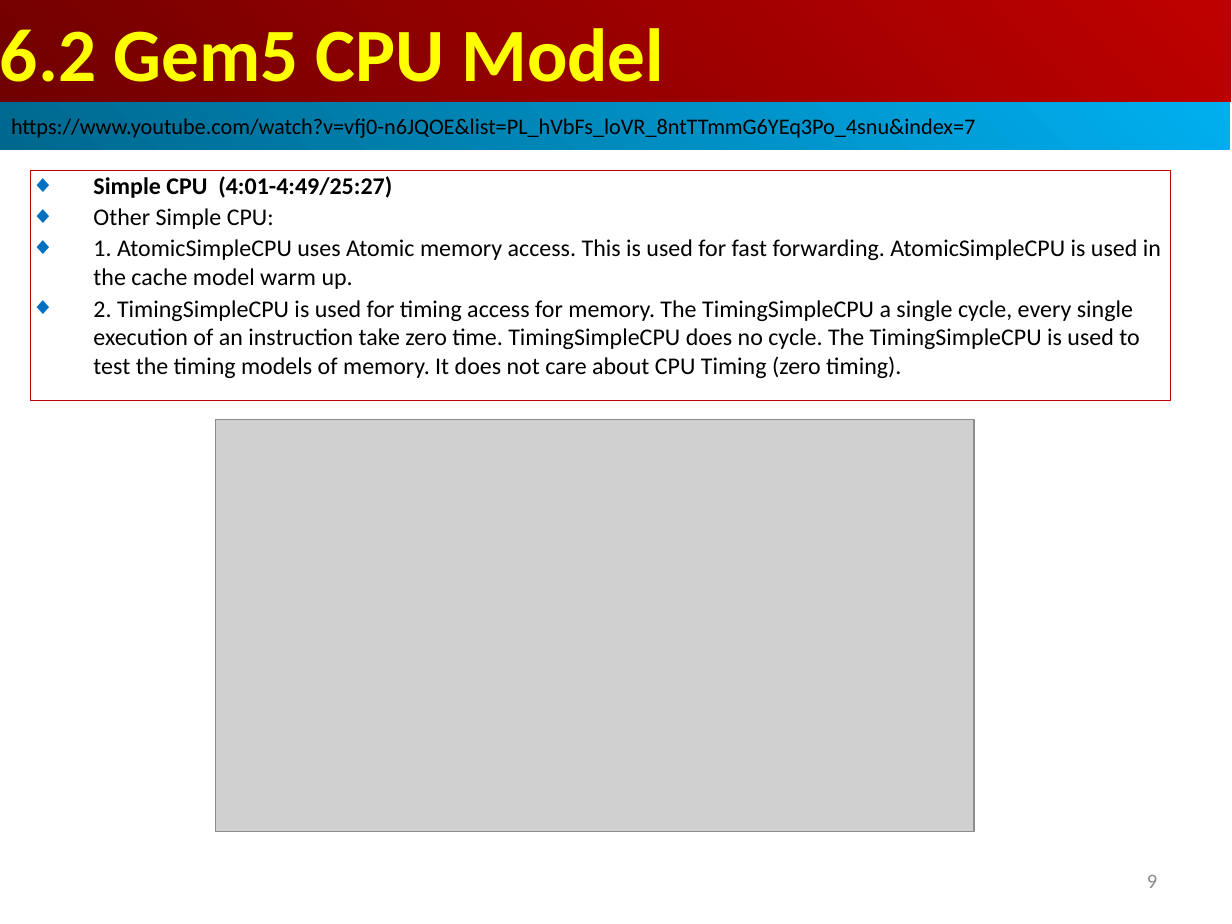
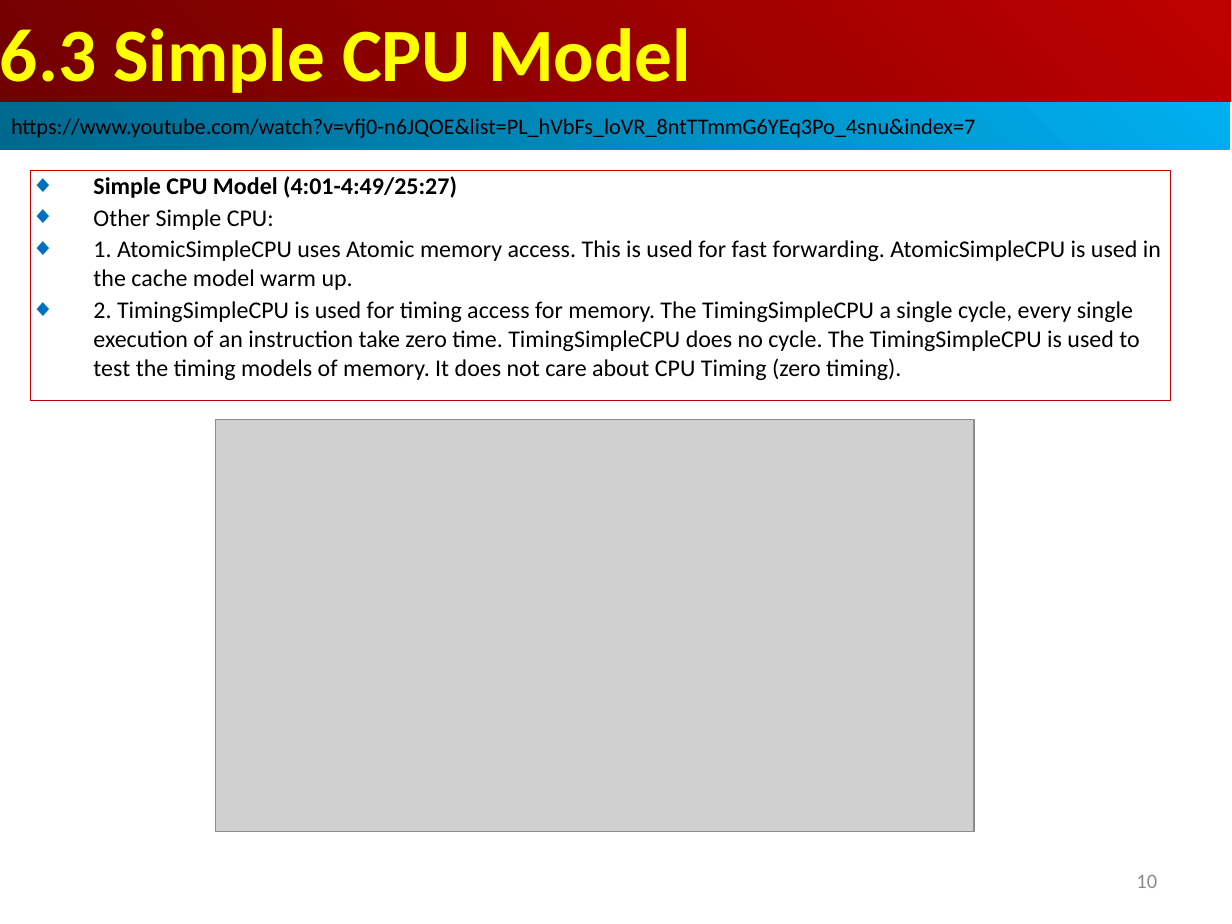
Before and after one commit to peterhchen/AIU_CS850_Gem5_McPAT, a slide deck: slide 10 of 050_Gem5/007.CPUModel/000_Video/007.CPUModel.ppt (slide 9 before the commit). Drawn at 1232x924 pixels with LibreOffice and Linux fonts; fonts in the diff are those of the drawing; grey boxes stand for pictures. Boxes give left, top, right and bottom in pixels: in the first picture for what was removed or moved away, otherwise in the second. Text is boxed around its words. In the diff, an @@ line names an element or a change of style, - is before the commit and + after.

```diff
--- a/050_Gem5/007.CPUModel/000_Video/007.CPUModel.ppt
+++ b/050_Gem5/007.CPUModel/000_Video/007.CPUModel.ppt
@@ text in rectangle at (0,28,691,93): text changed @@
-6.2 Gem5 CPU Model
+6.3 Simple CPU Model
@@ text in rectangle at (93,176,457,198): text changed @@
-◆ Simple CPU (4:01-4:49/25:27)
+◆ Simple CPU Model (4:01-4:49/25:27)
@@ page number at (1136,875,1157,888): text changed @@
-9
+10
```
Also in this commit, not shown: 3 other slides changed, 4 slides added, 1 slide removed.
